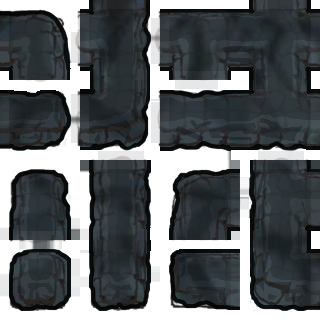
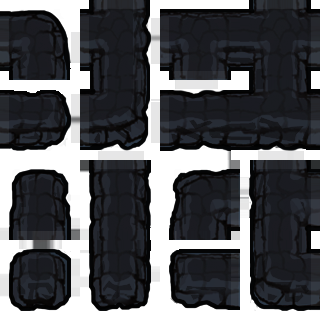
The second 320x320 image is a revision of the first. Changes to its layers:
added layer "Layer 5 copy 3" (multiply) above "Layer 5 copy" over [0, 0, 320, 311]
hid "Layer 4" over [0, 0, 320, 311]
"Layer 2": opacity 100% → 10%, blend multiply → screen over [0, 0, 320, 311]
"Layer 1": opacity 43% → 75% over [0, 0, 320, 311]
